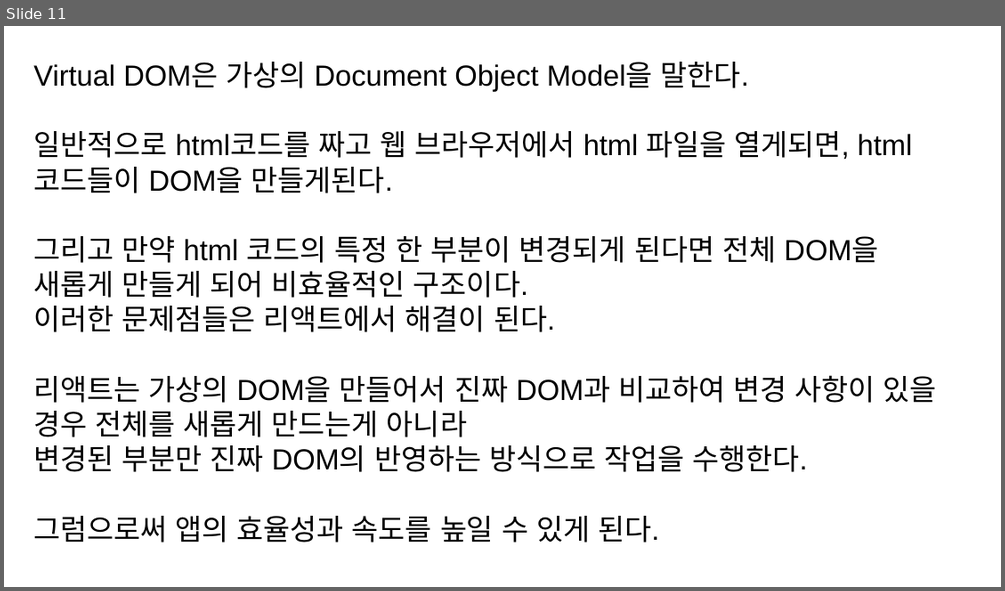
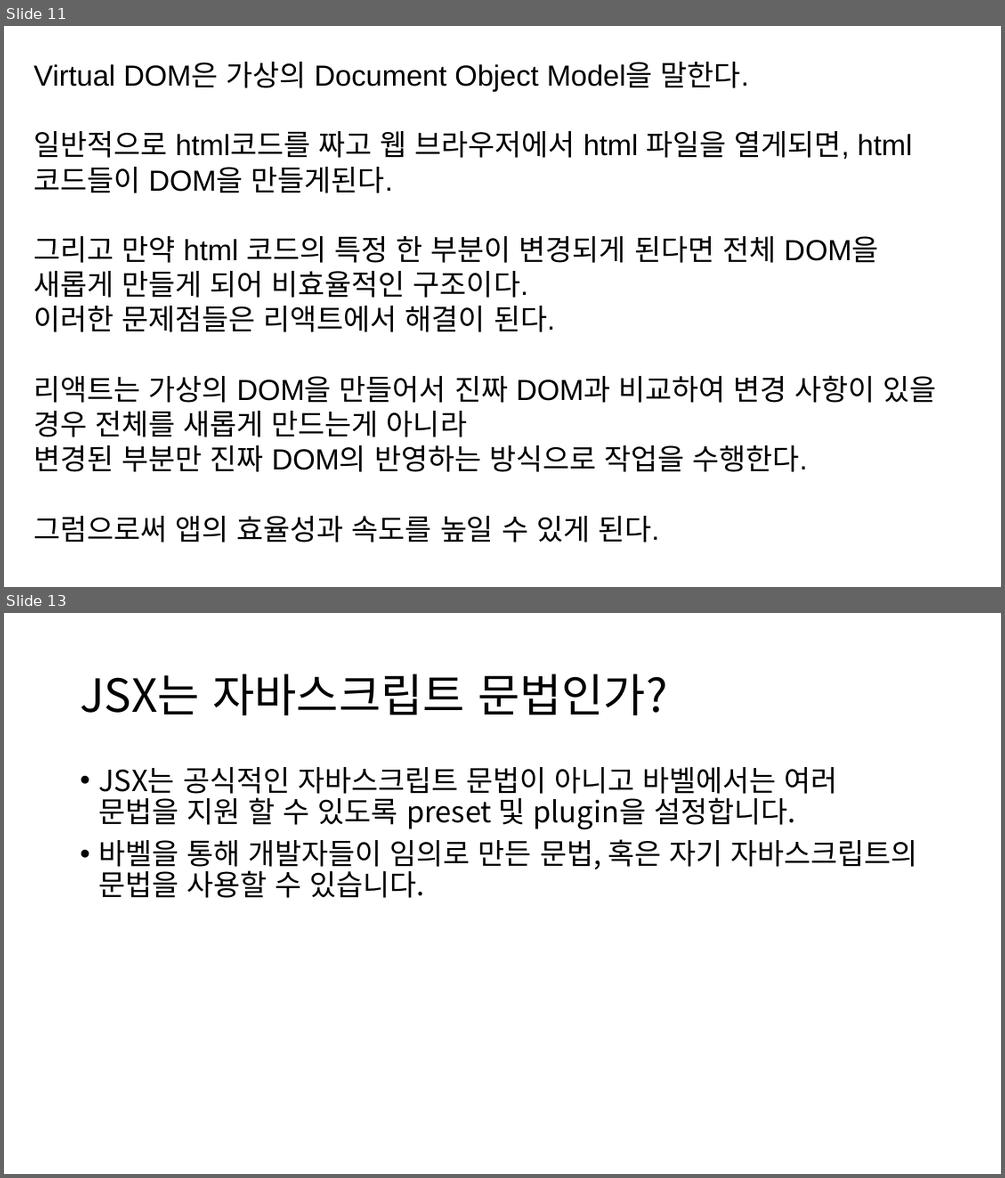
Before and after one commit to ParkNohYul1/study, a slide deck: 리액트/리액트란 무엇인가.pptx. Shown one above the other, each under a label of ours: slide 11 before the commit, slides 11 and 13 after it; the slides between them are not shown. The pictures are 1005x591 and 1005x1178 pixels, drawn with LibreOffice and Linux fonts; fonts in the diff are those of the drawing. Boxes give left, top, right and bottom in pixels: in the first picture for what was removed or moved away, otherwise in the second. Text is boxed around its words. In the diff, an @@ line names an element or a change of style, - is before the commit and + after.

```diff
--- a/리액트/리액트란 무엇인가.pptx
+++ b/리액트/리액트란 무엇인가.pptx
@@ slide 13 added at (4, 613, 1001, 1174), background #FFFFFF @@
@@ title added at (80, 674, 668, 715), 44 pt, text #000000 @@
+JSX는 자바스크립트 문법인가?
@@ text added at (98, 767, 918, 898), 28 pt, text #000000 @@
+• JSX는 공식적인 자바스크립트 문법이 아니고 바벨에서는 여러 문법을 지원 할 수 있도록 preset 및 plugin을 설정합니다.
+• 바벨을 통해 개발자들이 임의로 만든 문법, 혹은 자기 자바스크립트의 문법을 사용할 수 있습니다.
```
Also in this commit, not shown: 2 slides changed, 6 other slides added.
